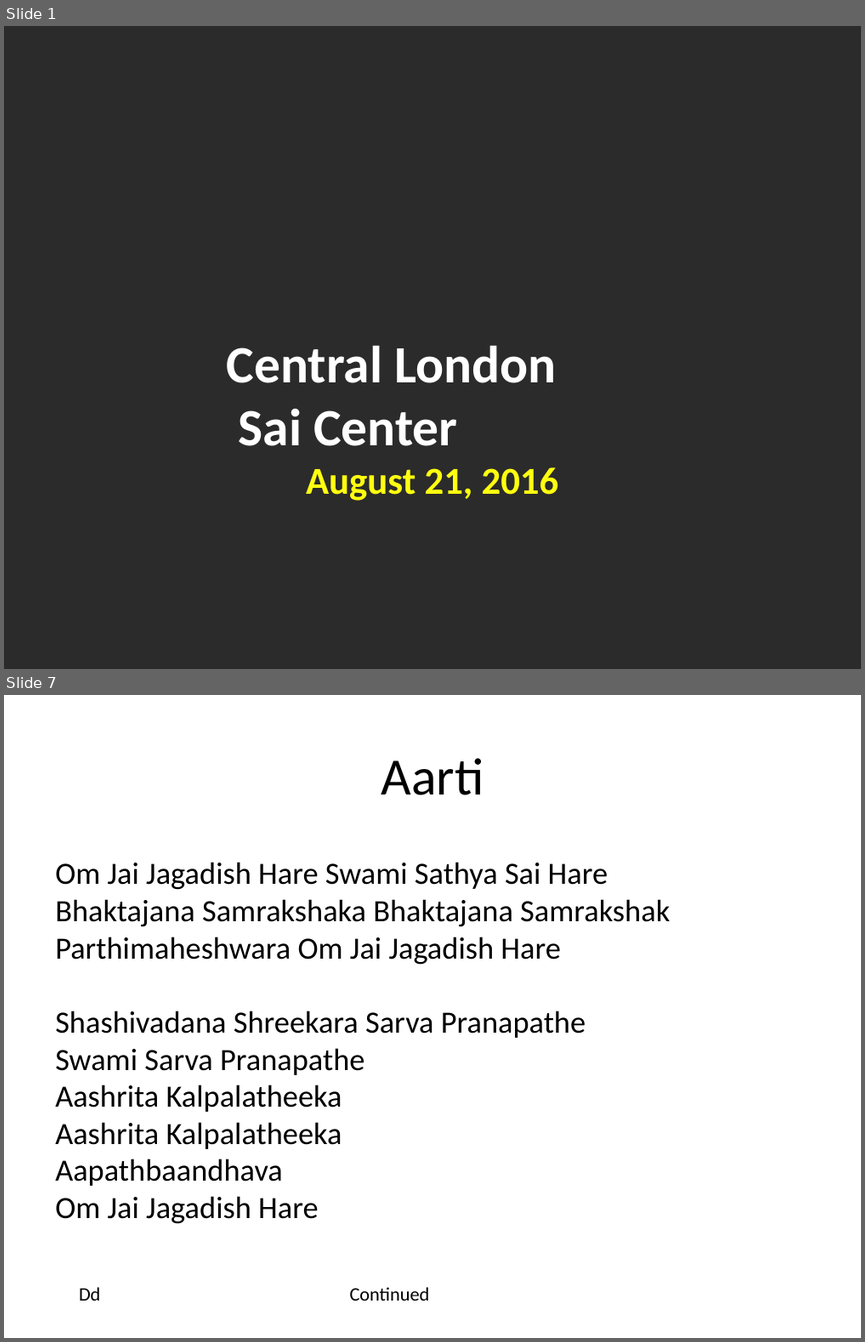
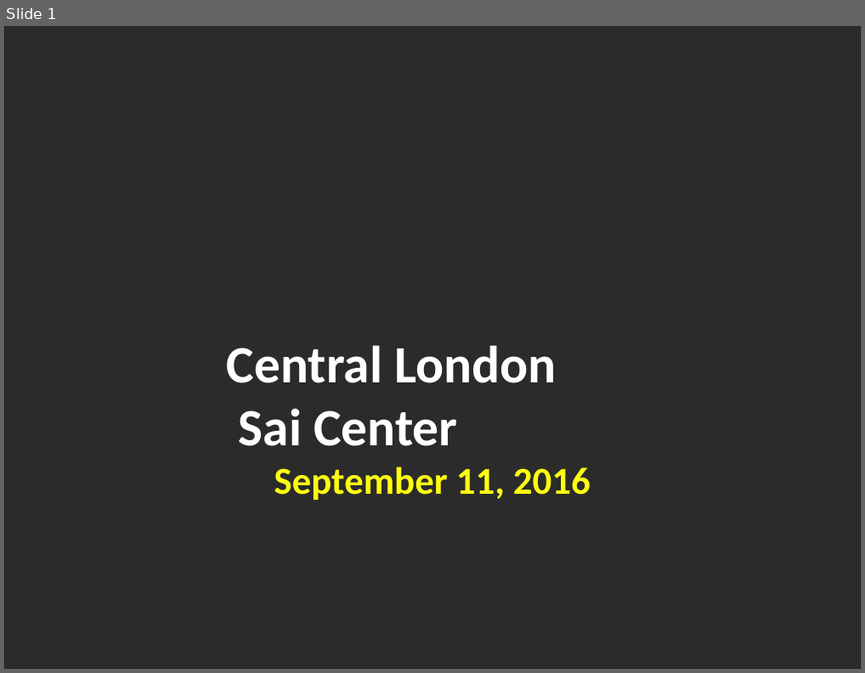
Before and after one commit to riteshreddyr/bhajanpresentationmaker, a slide deck: generated_ppts/bhajans.pptx. Shown one above the other, each under a label of ours: slides 1 and 7 before the commit, slide 1 after it; the slides between them are not shown. The pictures are 865x1342 and 865x673 pixels, drawn with LibreOffice and Linux fonts; fonts in the diff are those of the drawing; background and template pictures are left out; a plain dark background stands for a picture behind light text. Boxes give left, top, right and bottom in pixels: in the first picture for what was removed or moved away, otherwise in the second. Text is boxed around its words. In the diff, an @@ line names an element or a change of style, - is before the commit and + after.

```diff
--- a/generated_ppts/bhajans.pptx
+++ b/generated_ppts/bhajans.pptx
@@ slide 7 removed at (4, 695, 861, 1338), background #FFFFFF @@
@@ title removed at (381, 758, 483, 795) @@
-Aarti
@@ text removed at (55, 862, 670, 1224) @@
-Om Jai Jagadish Hare Swami Sathya Sai Hare
-Bhaktajana Samrakshaka Bhaktajana Samrakshak
-Parthimaheshwara Om Jai Jagadish Hare
-Shashivadana Shreekara Sarva Pranapathe
-Swami Sarva Pranapathe
-Aashrita Kalpalatheeka
-Aashrita Kalpalatheeka
-Aapathbaandhava
-Om Jai Jagadish Hare
@@ text removed at (79, 1287, 100, 1300) @@
-Dd
@@ text removed at (350, 1287, 430, 1300) @@
-Continued
@@ slide 1 changed as well @@
@@ text at (227, 345, 590, 499): text changed @@
-Central London
-Sai Center
-August 21, 2016
+Central London
+Sai Center
+September 11, 2016
```
Also in this commit, not shown: 1 other slide changed, 13 slides added, 5 other slides removed, 8 other files.
